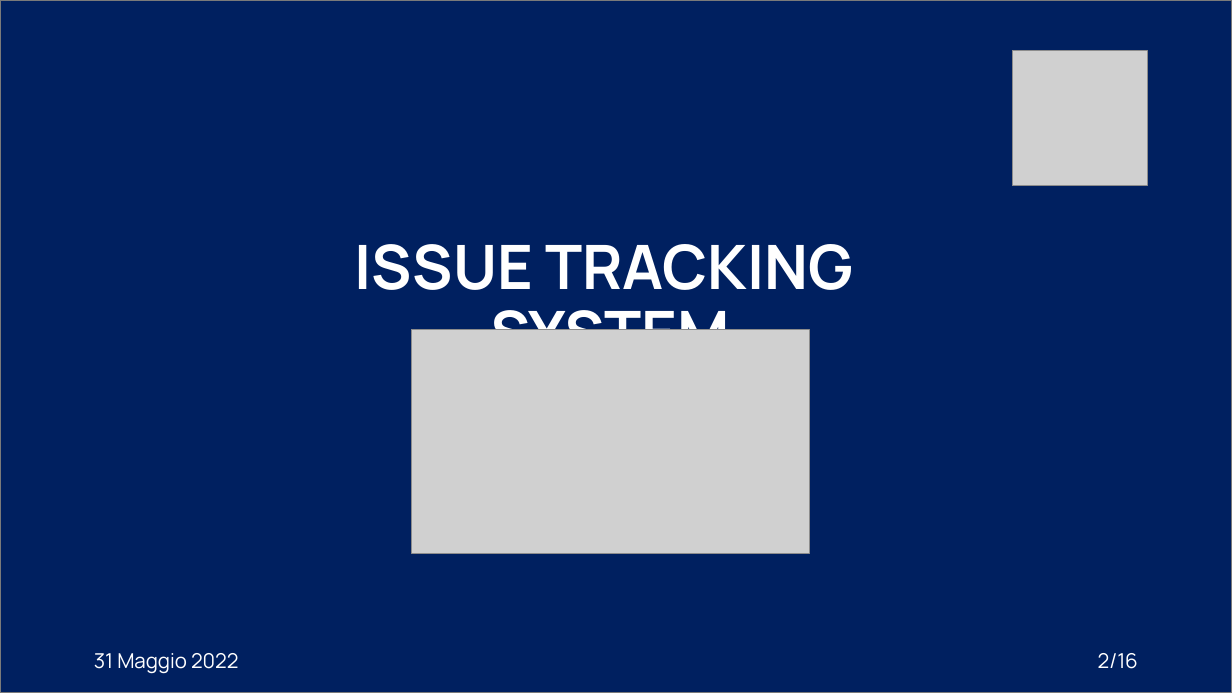
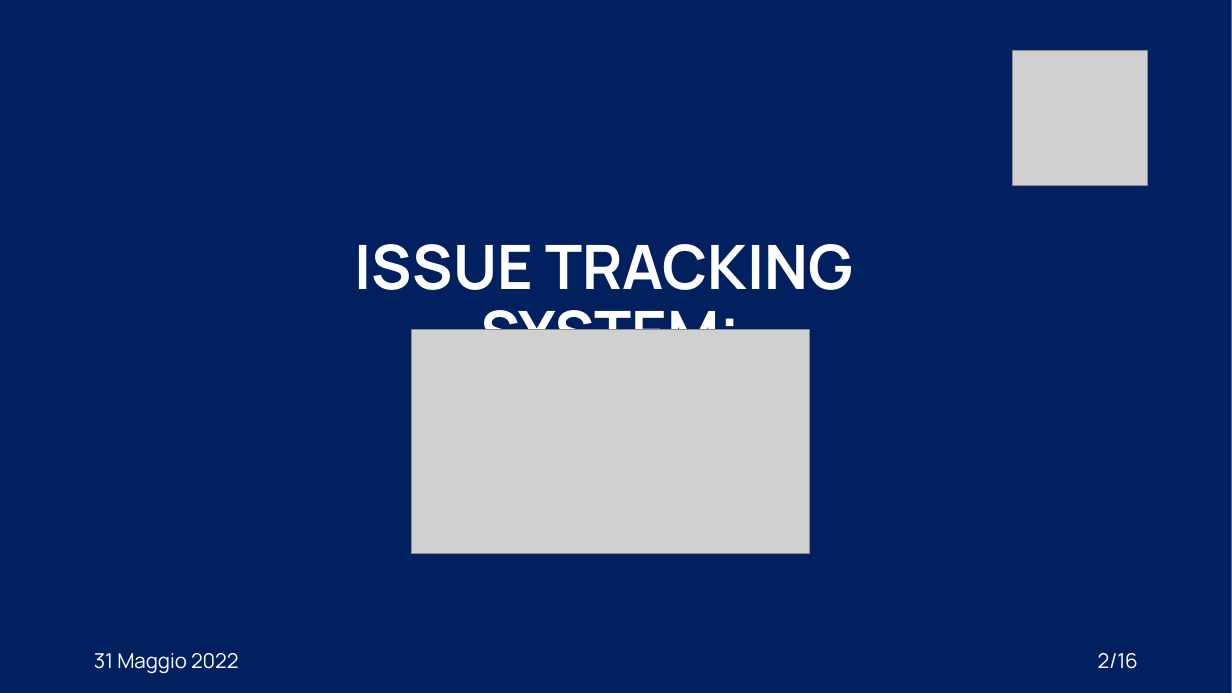
Before and after one commit to XidaZ3/MTSSAssignment3, a slide deck: slide 2 of MTSSAssignment3.pptx. Drawn at 1232x693 pixels with LibreOffice and Linux fonts; fonts in the diff are those of the drawing; grey boxes stand for pictures. Boxes give left, top, right and bottom in pixels: in the first picture for what was removed or moved away, otherwise in the second. Text is boxed around its words. In the diff, an @@ line names an element or a change of style, - is before the commit and + after.

```diff
--- a/MTSSAssignment3.pptx
+++ b/MTSSAssignment3.pptx
@@ rectangle at (x1=0, y1=0, x2=1232, y2=693): outline #7A7A7A 1 pt to none @@
@@ title at (x1=355, y1=244, x2=853, y2=330): text changed @@
-ISSUE TRACKING
-SYSTEM
+ISSUE TRACKING
+SYSTEM:
```
Also in this commit, not shown: 10 other slides changed, 4 slides added, 5 other files.
